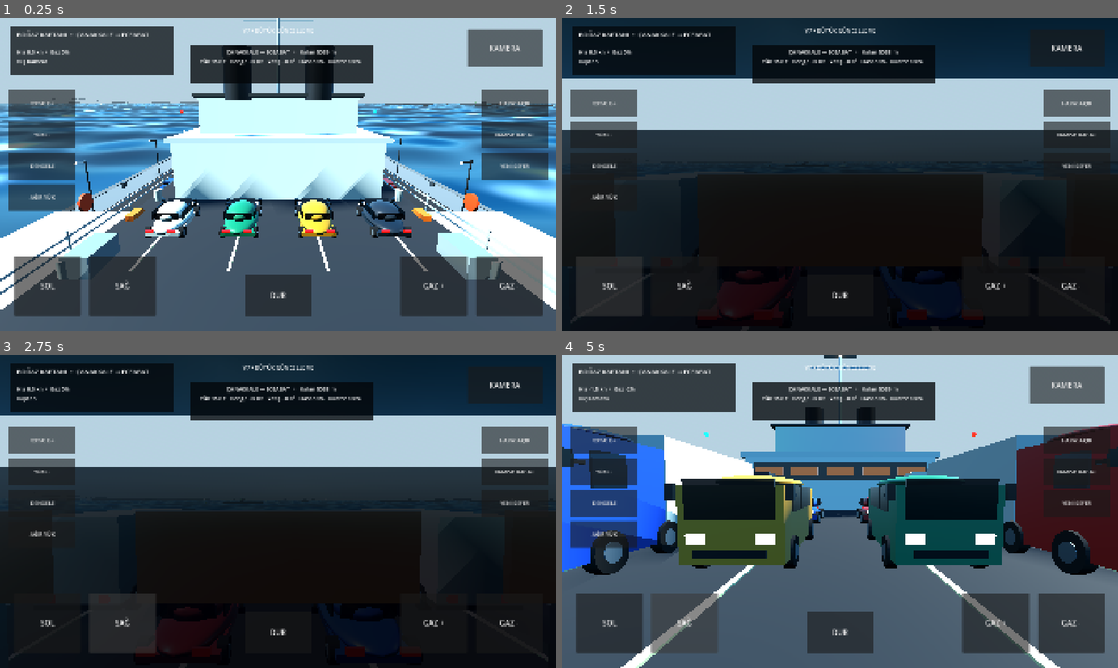
Above: before the commit, frames 1-4 (two rows, left to right).
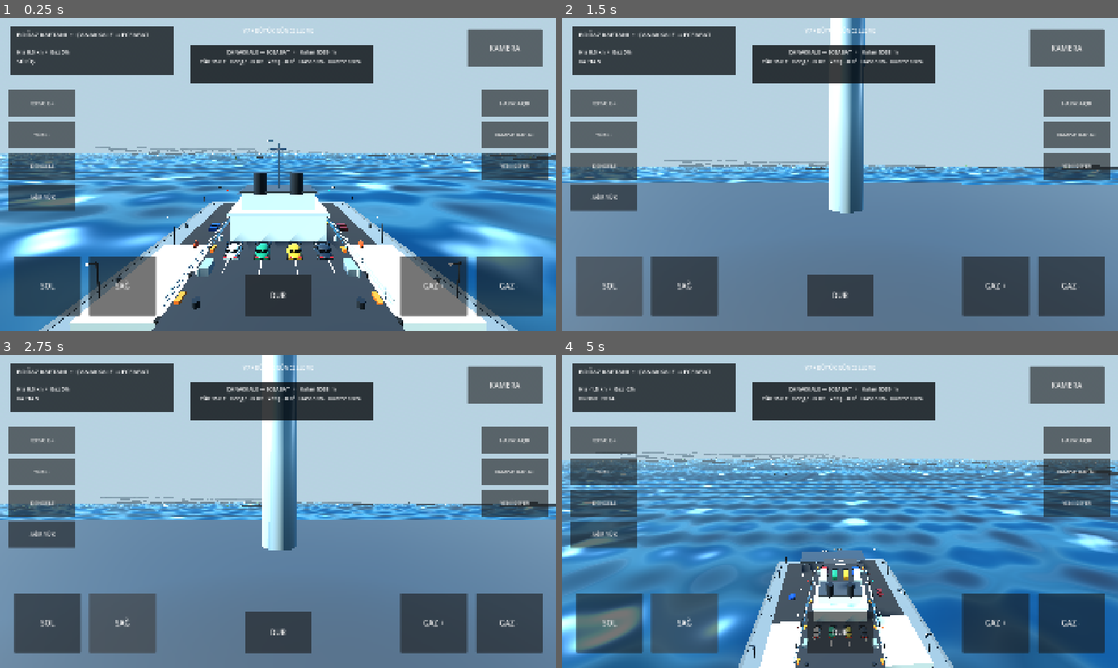
Above: after the commit, the same moments.

Repository: Kabatepe03/bogaz-kaptani
Game: Godot game, scene res://scenes/main.tscn
Same seed, same stepped clock (60 frames per second), same inputs: the game is played once before the commit and once after it.
Inputs:
- Up to frame 1 (0.25 s): no input
- Up to frame 2 (1.5 s): hold D (steer_right) 0.53-1.25 s; tap C (camera_next) at 0.6 s; click "SOL" at 1.25 s
- Up to frame 3 (2.75 s): click "SAĞ" at 2 s
- Up to frame 4 (5 s): hold S (throttle_down) 2.78-3.53 s; tap C (camera_next) at 2.85, 3.6, 4.35 s; hold D (steer_right) 3.53-4.28 s; hold W (throttle_up) from 4.28 s (still down)

The runs differ from the first frame. In frame 1, 61% of the frame differs, in the area x 0-100%, y 0-100%; in frame 2, 84%; in frame 3, 84%; in frame 4, 67%.

Commit message:
feat(v10): switch main scene to combined v9-v10 controller

Diff:
--- a/scenes/main.tscn
+++ b/scenes/main.tscn
@@ -1,6 +1,6 @@
 [gd_scene load_steps=2 format=3]
 
-[ext_resource type="Script" path="res://scripts/v7_controller.gd" id="1_main"]
+[ext_resource type="Script" path="res://scripts/v10_controller.gd" id="1_main"]
 
 [node name="Main" type="Node3D"]
 script = ExtResource("1_main")
